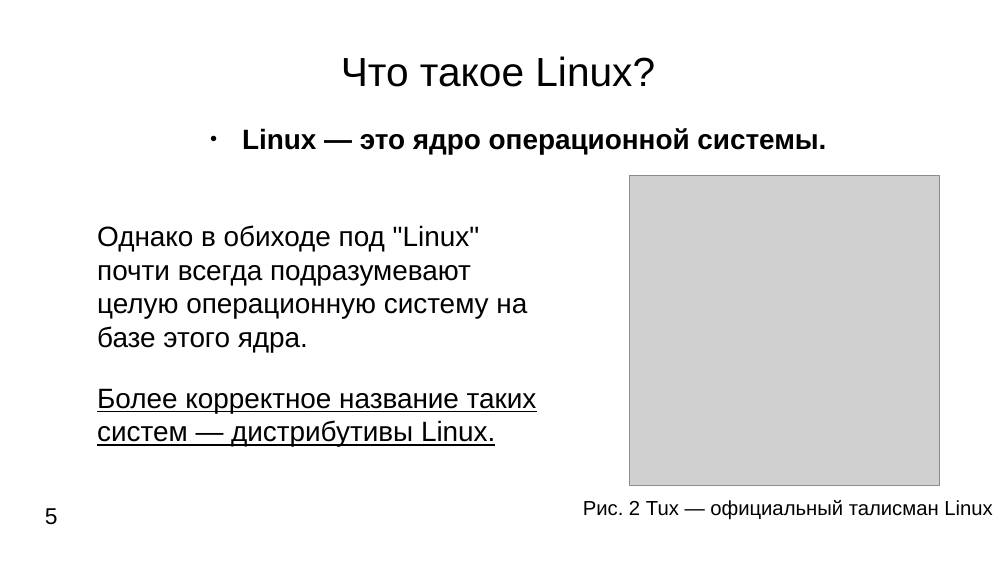
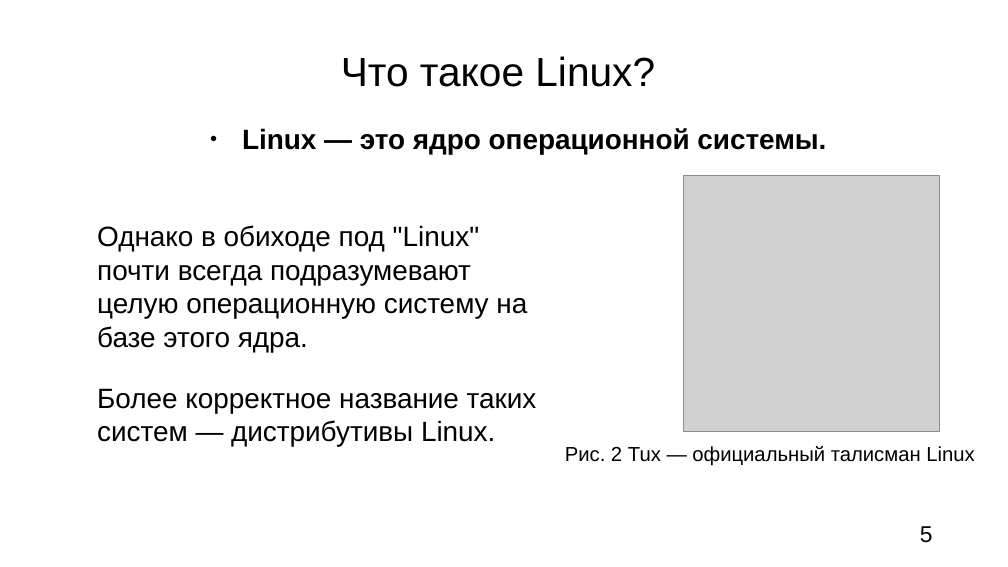
Before and after one commit to Ionova-Darya/digital-fundamentals, a slide deck: slide 5 of documents/Linux_vs_Windows.odp. Drawn at 1008x567 pixels with LibreOffice and Linux fonts; fonts in the diff are those of the drawing; grey boxes stand for pictures. Boxes give left, top, right and bottom in pixels: in the first picture for what was removed or moved away, otherwise in the second. Text is boxed around its words. In the diff, an @@ line names an element or a change of style, - is before the commit and + after.

```diff
--- a/documents/Linux_vs_Windows.odp
+++ b/documents/Linux_vs_Windows.odp
@@ picture resized from (x1=630, y1=176, x2=940, y2=486) to (x1=684, y1=176, x2=940, y2=432) @@
@@ text at (x1=97, y1=388, x2=537, y2=446): underline off in "Более корректное название таких систем — дистрибутивы ..." @@
@@ text "Рис. 2 Tux — официальный ..." moved from (x1=583, y1=500, x2=992, y2=520) to (x1=565, y1=446, x2=974, y2=466) @@
@@ page number moved from (x1=45, y1=508, x2=58, y2=525) to (x1=920, y1=526, x2=933, y2=543) @@
```
Also in this commit, not shown: 12 other slides changed.
